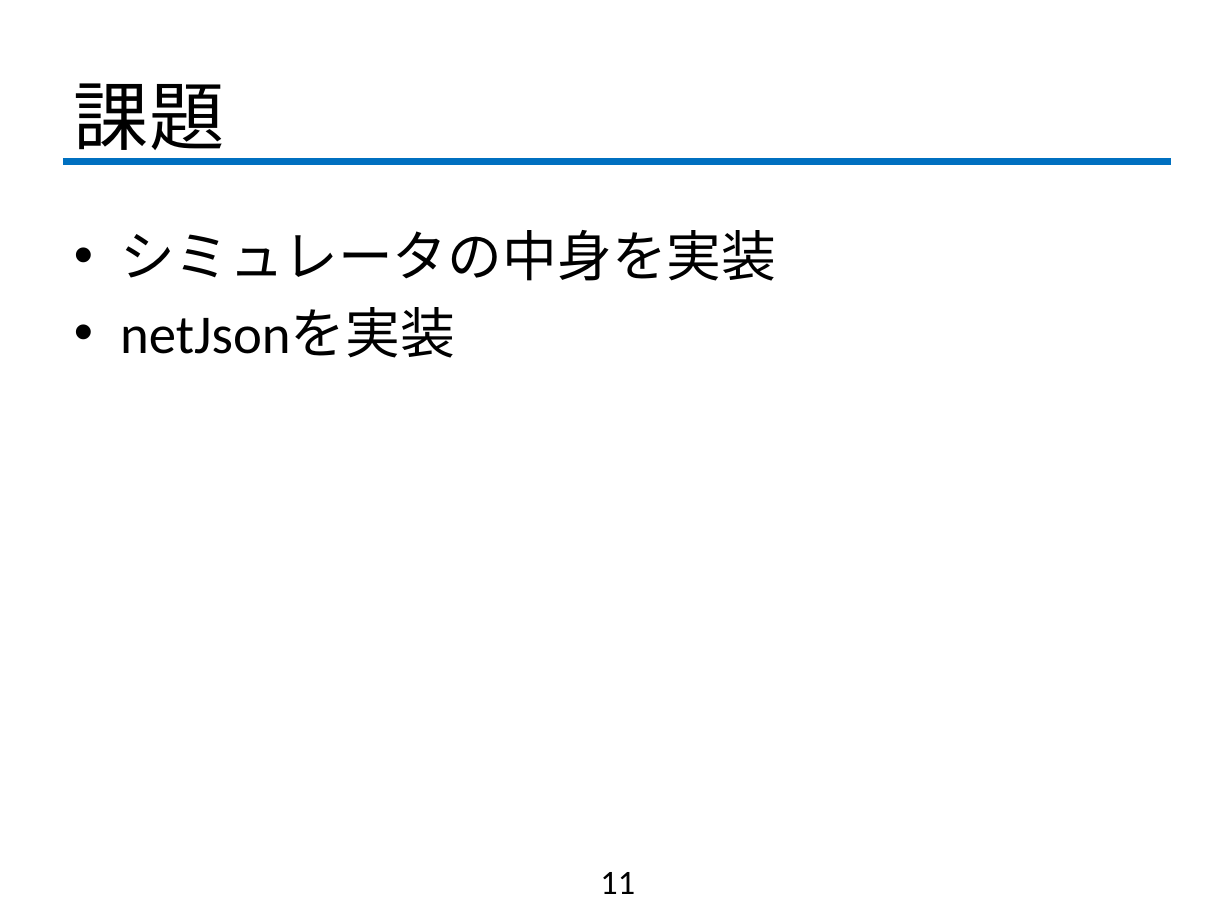
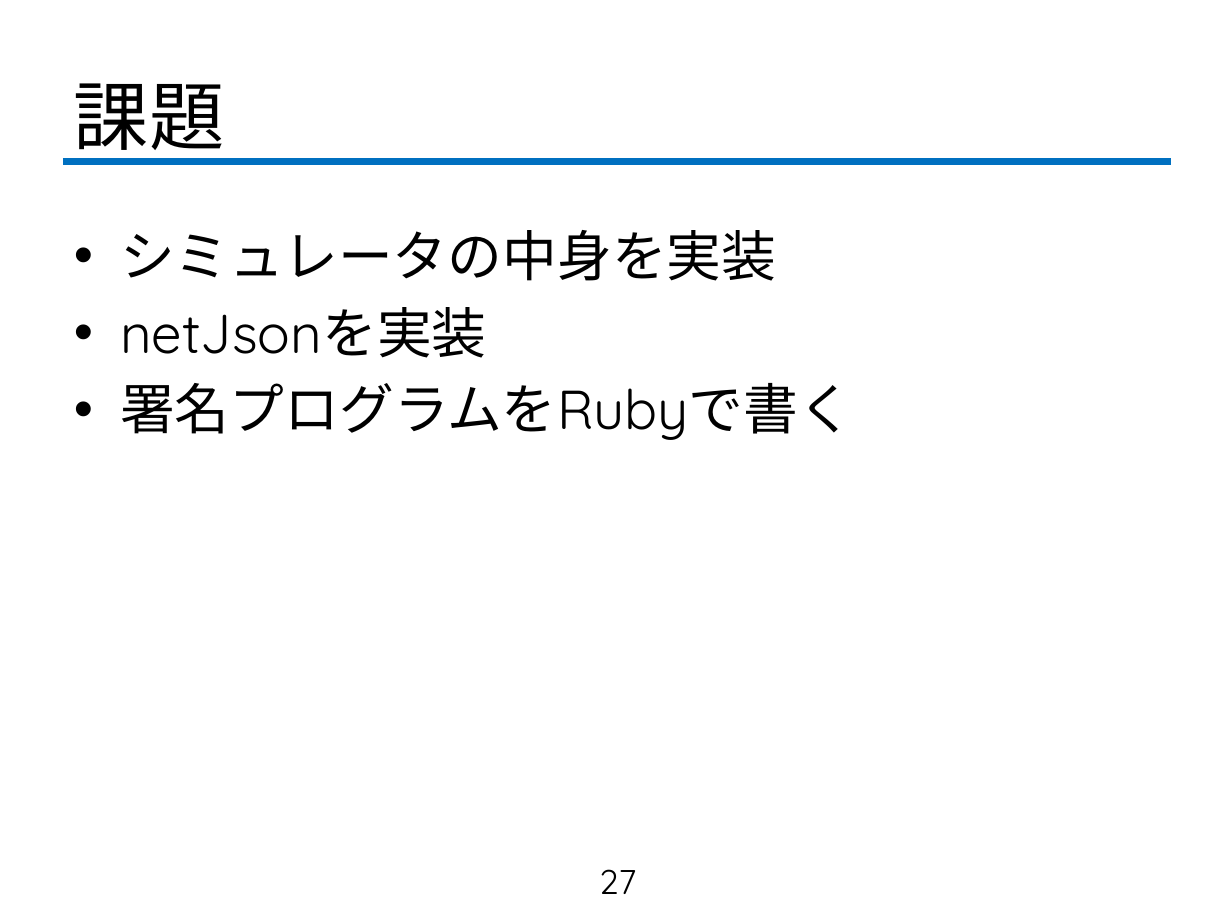
Before and after one commit to fujiLabo/fuji_simu, a slide deck: slide 27 of 1005進捗.pptx (slide 11 before the commit). Drawn at 1232x924 pixels with LibreOffice and Linux fonts; fonts in the diff are those of the drawing; background and template pictures are left out. Boxes give left, top, right and bottom in pixels: in the first picture for what was removed or moved away, otherwise in the second. Text is boxed around its words. In the diff, an @@ line names an element or a change of style, - is before the commit and + after.

```diff
--- a/1005進捗.pptx
+++ b/1005進捗.pptx
@@ text at [120, 230, 776, 358]: font Calibri to Quicksand in "シミュレータの中身を実装", "netJsonを実装" @@
@@ text at [120, 383, 853, 440]: paragraph added @@
+• 署名プログラムをRubyで書く
@@ page number at [599, 869, 636, 894]: text changed; font Calibri to Quicksand @@
-11
+27
```
Also in this commit, not shown: 10 other slides changed, 16 slides added, 7 other files.
